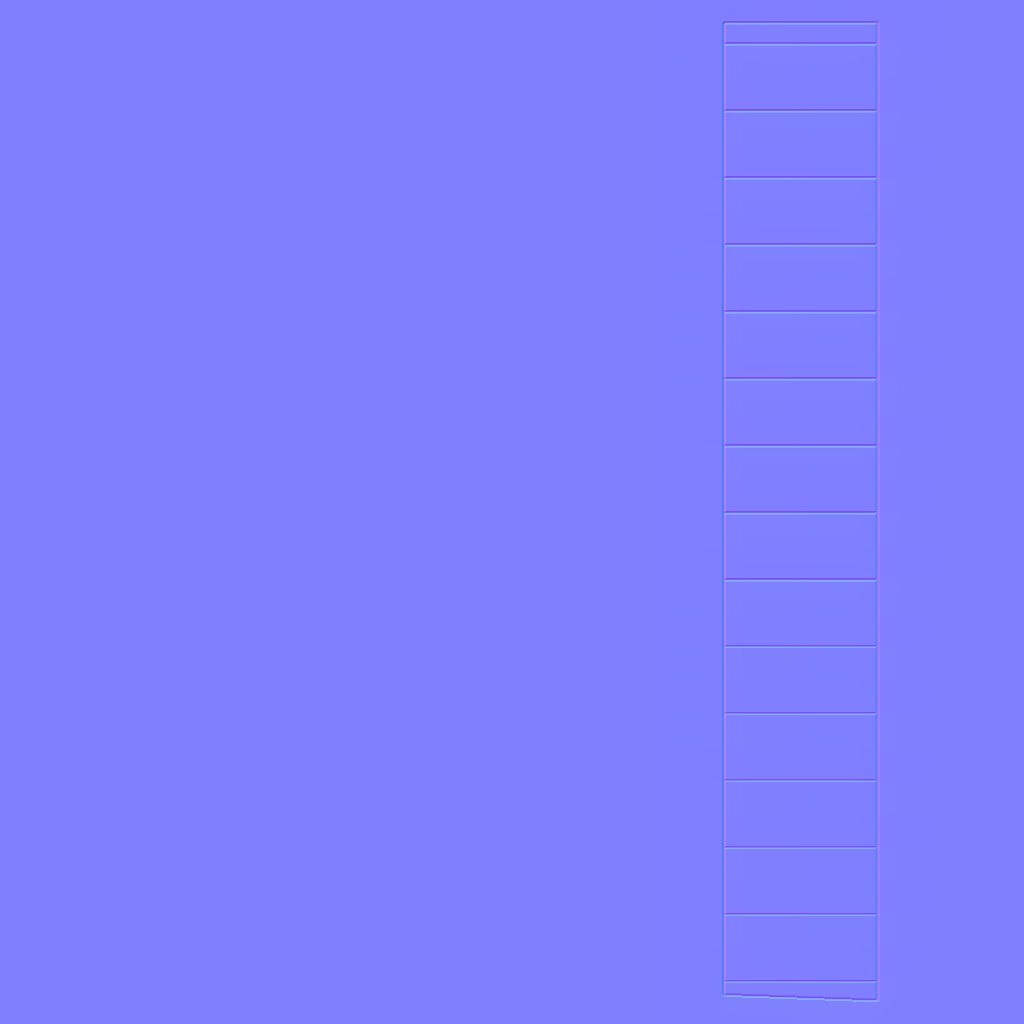
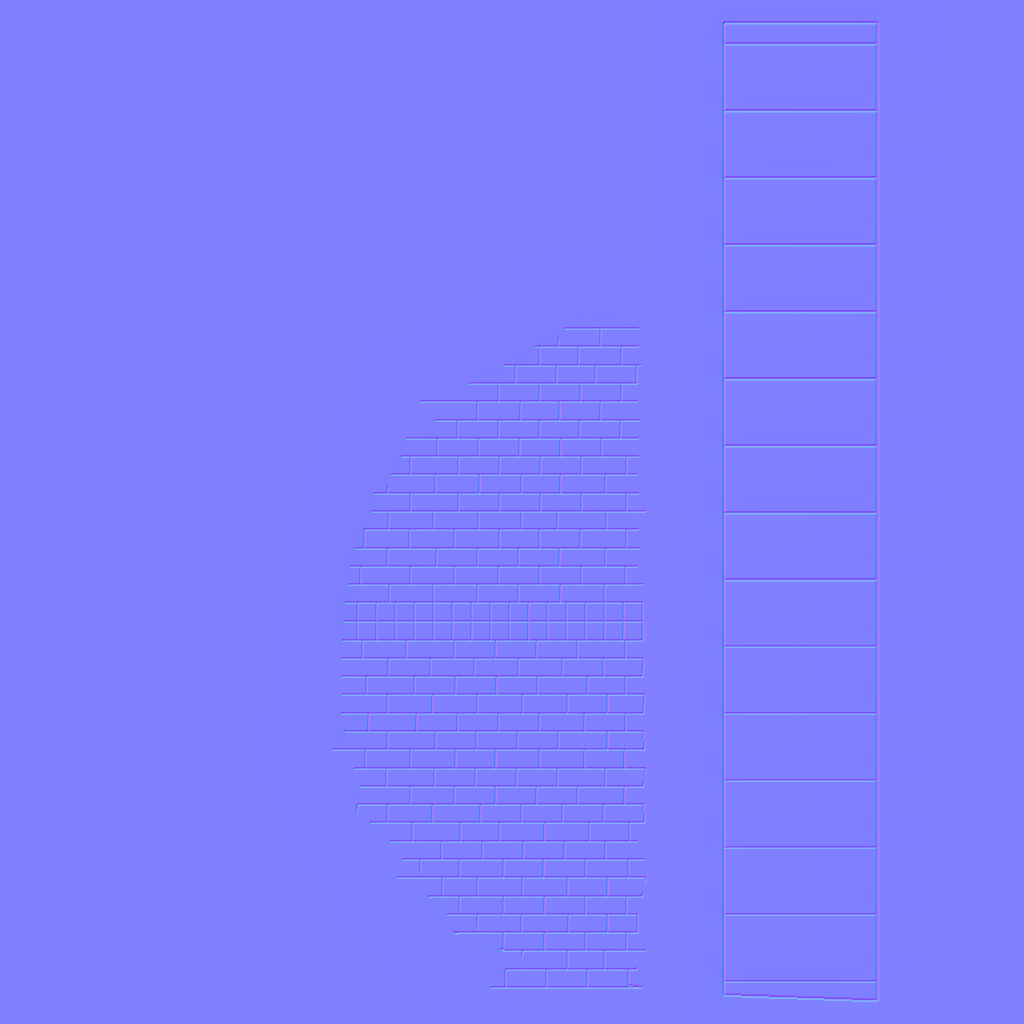
Two versions of the same layered image (1024×1024). Layer-by-layer changes:
hid "Layer 1 copy 3" over [317, 310, 659, 1007]
renamed "Layer 1 copy 2" to "10 Detail, 0 Blur", painted on it over [317, 310, 659, 1007]
